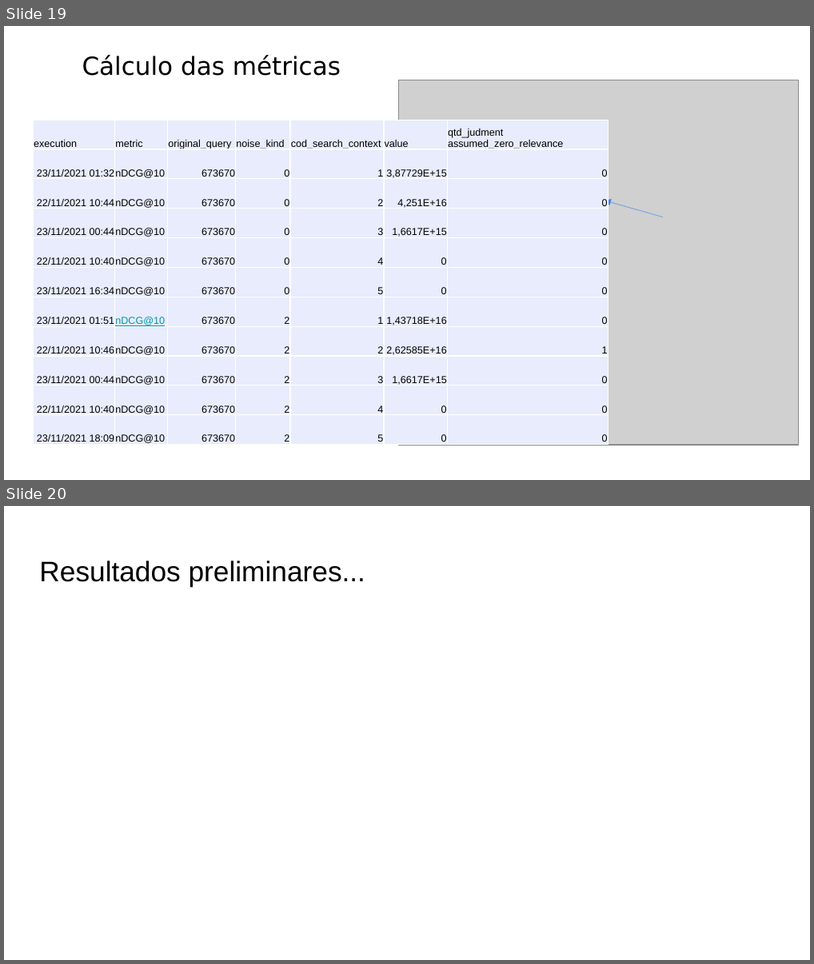
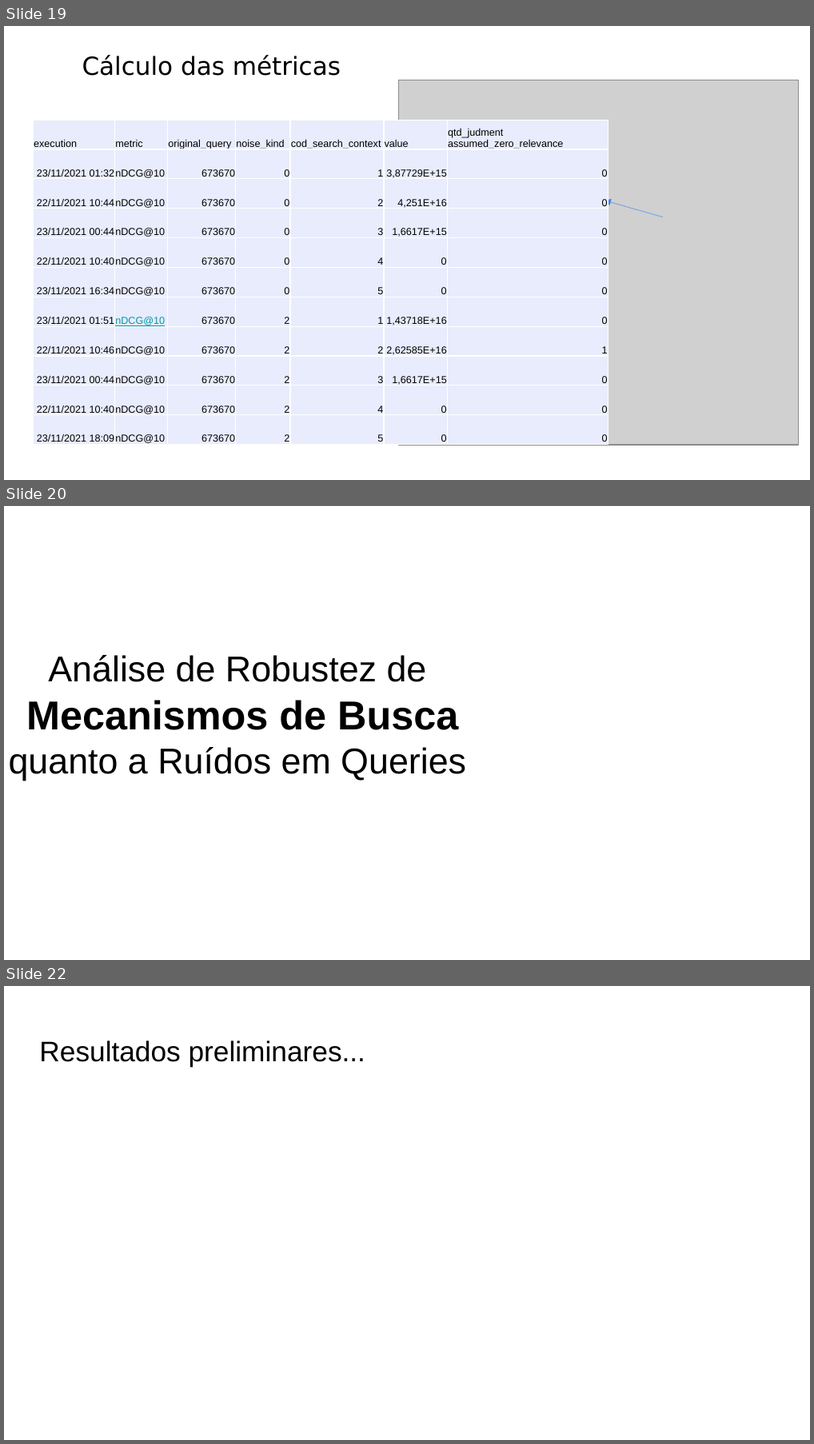
Before and after one commit to leonardo3108/robustez-query, a slide deck: docs/presentations/Apresentação 3 - 20211124.pptx. Shown one above the other, each under a label of ours: slides 19 and 20 before the commit, slides 19, 20 and 22 after it; the slides between them are not shown. The pictures are 814x964 and 814x1444 pixels, drawn with LibreOffice and Linux fonts; fonts in the diff are those of the drawing; grey boxes stand for pictures. Boxes give left, top, right and bottom in pixels: in the first picture for what was removed or moved away, otherwise in the second. Text is boxed around its words. In the diff, an @@ line names an element or a change of style, - is before the commit and + after.

```diff
--- a/docs/presentations/Apresentação 3 - 20211124.pptx
+++ b/docs/presentations/Apresentação 3 - 20211124.pptx
@@ slide 20 added at [4,506,810,960], background #FFFFFF @@
@@ title added at [9,655,466,780], 32 pt, text #000000 @@
+Análise de Robustez de
+Mecanismos de Busca
+quanto a Ruídos em Queries
@@ what was slide 20 is now slide 22 @@
```
Also in this commit, not shown: 1 slide changed, 1 other slide added.
